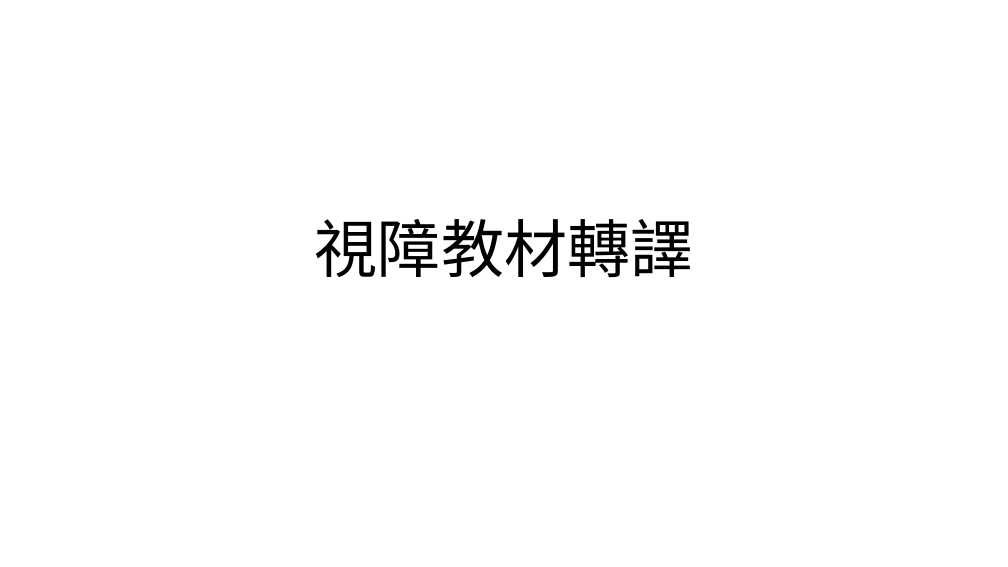
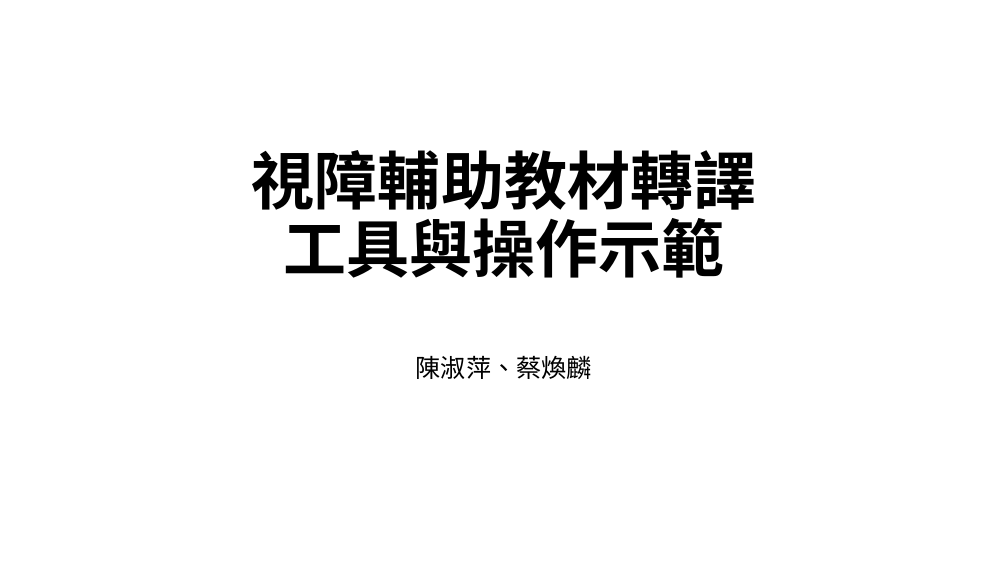
Before and after one commit to huanlin/VisualAids, a slide deck: slide 1 of Seminar/視障輔助教材轉檔研討會/投影片.pptx. Drawn at 1008x567 pixels with LibreOffice and Linux fonts; fonts in the diff are those of the drawing. Boxes give left, top, right and bottom in pixels: in the first picture for what was removed or moved away, otherwise in the second. Text is boxed around its words. In the diff, an @@ line names an element or a change of style, - is before the commit and + after.

```diff
--- a/Seminar/視障輔助教材轉檔研討會/投影片.pptx
+++ b/Seminar/視障輔助教材轉檔研討會/投影片.pptx
@@ title at bbox=[252, 150, 756, 278]: text changed; bold on @@
-視障教材轉譯
+視障輔助教材轉譯
+工具與操作示範
@@ subtitle added at bbox=[416, 355, 592, 379], 24 pt, text #000000 @@
+陳淑萍、蔡煥麟
```
Also in this commit, not shown: 5 other slides changed, 28 slides added, 1 other file.
